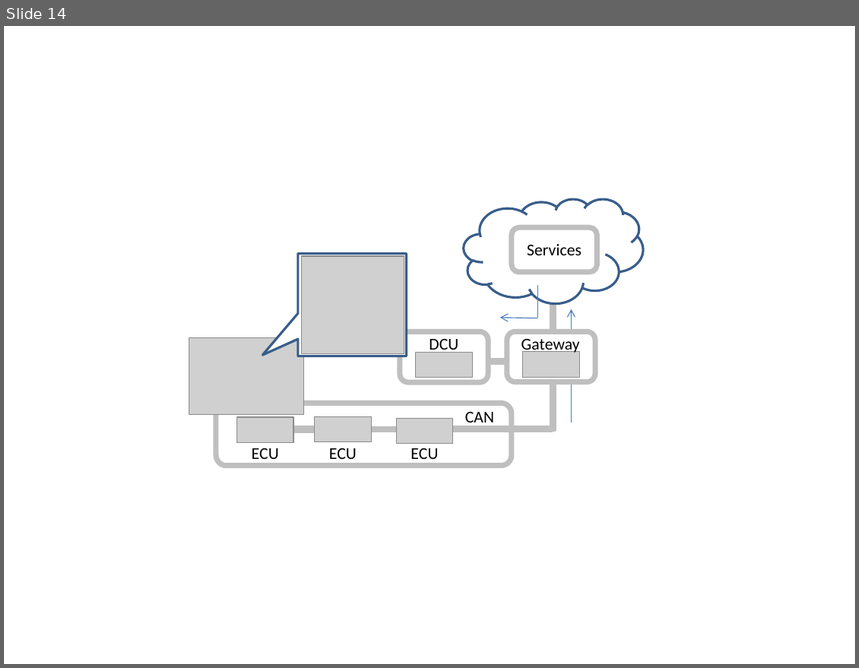
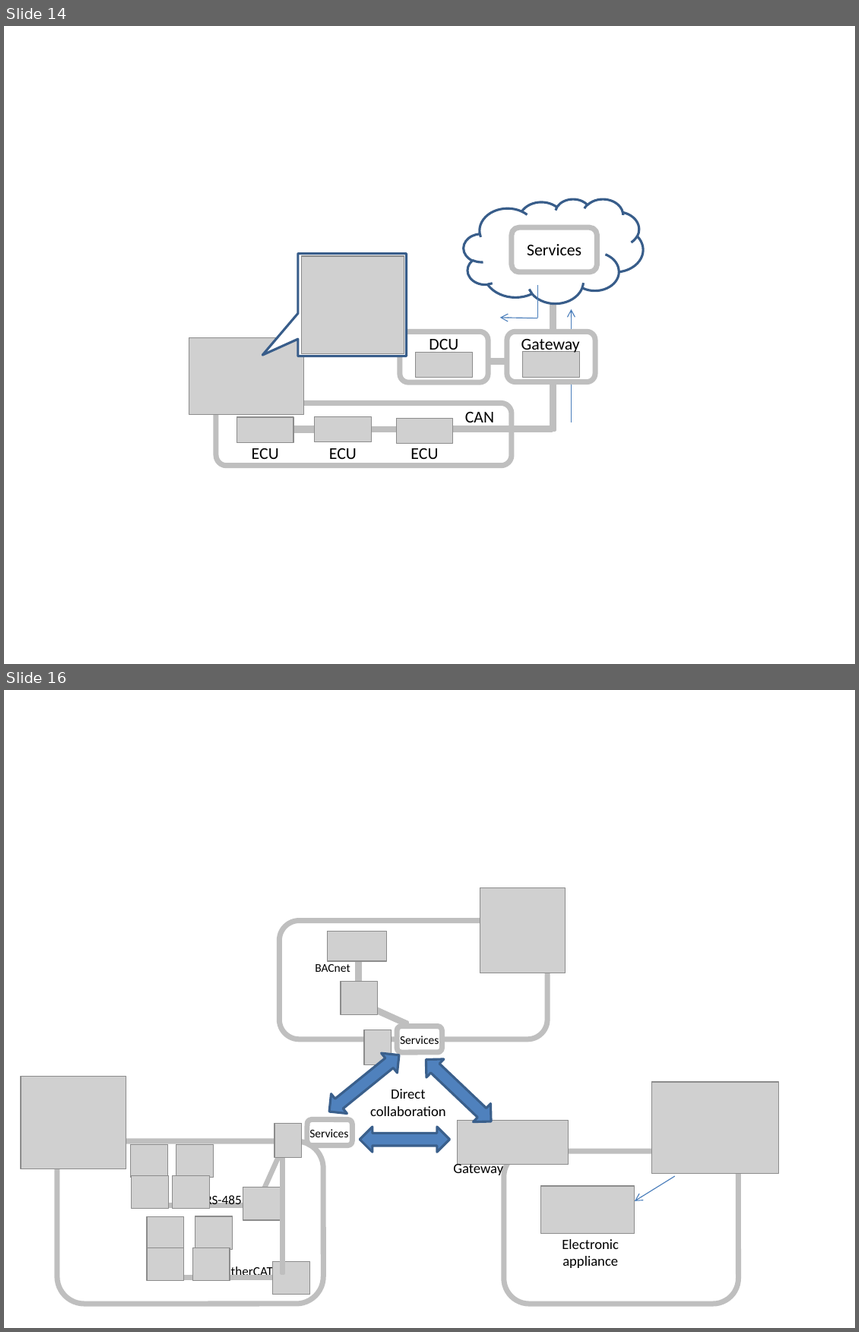
Before and after one commit to w3c/wot-architecture, a slide deck: images/wot-use-cases/wot-use-cases-large.pptx. Shown one above the other, each under a label of ours: slide 14 before the commit, slides 14 and 16 after it; the slides between them are not shown. The pictures are 859x668 and 859x1332 pixels, drawn with LibreOffice and Linux fonts; fonts in the diff are those of the drawing; grey boxes stand for pictures. Boxes give left, top, right and bottom in pixels: in the first picture for what was removed or moved away, otherwise in the second. Text is boxed around its words. In the diff, an @@ line names an element or a change of style, - is before the commit and + after.

Commit message:
update images

```diff
--- a/images/wot-use-cases/wot-use-cases-large.pptx
+++ b/images/wot-use-cases/wot-use-cases-large.pptx
@@ slide 16 added at <box>4,690,855,1328</box>, background #FFFFFF @@
@@ picture added at <box>481,888,566,973</box> @@
@@ rounded rectangle added at <box>280,921,548,1039</box>, outline #BFBFBF 4.5 pt @@
@@ picture added at <box>328,932,387,961</box> @@
@@ rectangle added at <box>316,961,351,975</box>, fill #FFFFFF, 10 pt, text #000000 @@
+BACnet
@@ rectangle added at <box>357,947,360,997</box>, fill #BFBFBF, outline #BFBFBF 2 pt @@
@@ picture added at <box>341,982,379,1015</box> @@
@@ rectangle added at <box>360,1002,408,1027</box>, fill #BFBFBF, outline #BFBFBF 2 pt @@
@@ picture added at <box>364,1030,392,1065</box> @@
@@ rounded rectangle added at <box>397,1026,443,1053</box>, fill #FFFFFF, outline #BFBFBF 4.5 pt @@
@@ left right arrow added at <box>321,1046,407,1122</box>, fill #4F81BD, outline #3A5F8C 2 pt @@
@@ rectangle added at <box>400,1032,439,1046</box>, fill #FFFFFF, 10 pt, text #000000 @@
+Services
@@ left right arrow added at <box>417,1050,500,1132</box>, fill #4F81BD, outline #3A5F8C 2 pt @@
@@ text added at <box>370,1089,446,1116</box>, 12 pt, text #000000 @@
+Direct
+collaboration
@@ picture added at <box>652,1082,778,1173</box> @@
@@ picture added at <box>458,1121,569,1165</box> @@
@@ left right arrow added at <box>360,1127,450,1152</box>, fill #4F81BD, outline #3A5F8C 2 pt @@
@@ text added at <box>453,1162,503,1178</box>, 12 pt, text #000000 @@
+Gateway
@@ rounded rectangle added at <box>503,1151,739,1304</box>, outline #BFBFBF 4.5 pt @@
@@ group added at <box>21,1076,352,1304</box>: 12 pictures, 7 rectangles, 2 rounded rectangles, 2 texts, 1 triangle @@
+EtherCAT
+RS-485
+Services
@@ picture added at <box>541,1186,635,1234</box> @@
@@ arrow added from (675, 1176) to (635, 1201), #4B7EBC 0.75 pt @@
@@ text added at <box>562,1239,619,1268</box>, 12 pt, text #000000 @@
+Electronic
+appliance
```
Also in this commit, not shown: 3 other slides added.
